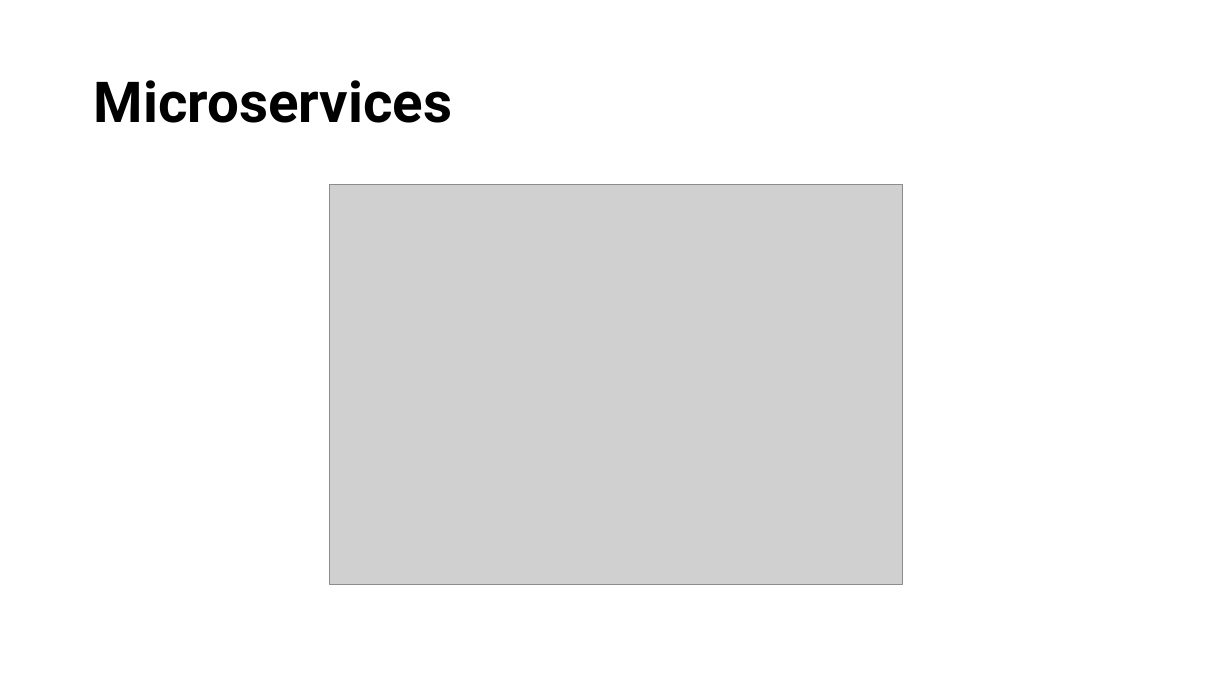
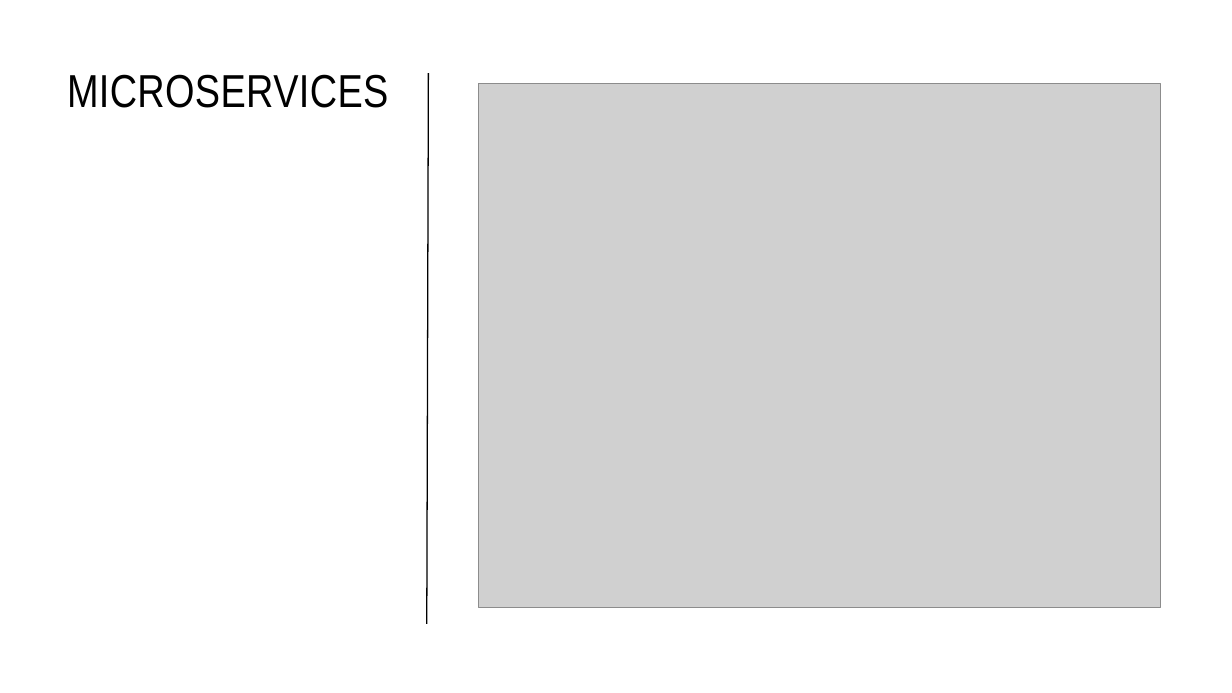
Before and after one commit to JonathanSolisP/design-course, a slide deck: slide 7 of Semana 6/Software Architecture.pptx (slide 6 before the commit). Drawn at 1232x693 pixels with LibreOffice and Linux fonts; fonts in the diff are those of the drawing; grey boxes stand for pictures. Boxes give left, top, right and bottom in pixels: in the first picture for what was removed or moved away, otherwise in the second. Text is boxed around its words. In the diff, an @@ line names an element or a change of style, - is before the commit and + after.

```diff
--- a/Semana 6/Software Architecture.pptx
+++ b/Semana 6/Software Architecture.pptx
@@ title "MICROSERVICES" at (67,74,388,108): vertical alignment middle to top @@
@@ title at (67,74,388,108): text changed; size 44 to 36 pt; font Roboto to Arial Narrow; bold off @@
-Microservices
+MICROSERVICES
@@ line added from (427, 624) to (429, 73), #000000 1 pt @@
@@ picture: place and size @@
-picture at (330,185,903,585)
+picture at (479,84,1161,607)
```
Also in this commit, not shown: 12 other slides changed, 7 slides added, 38 other files.
